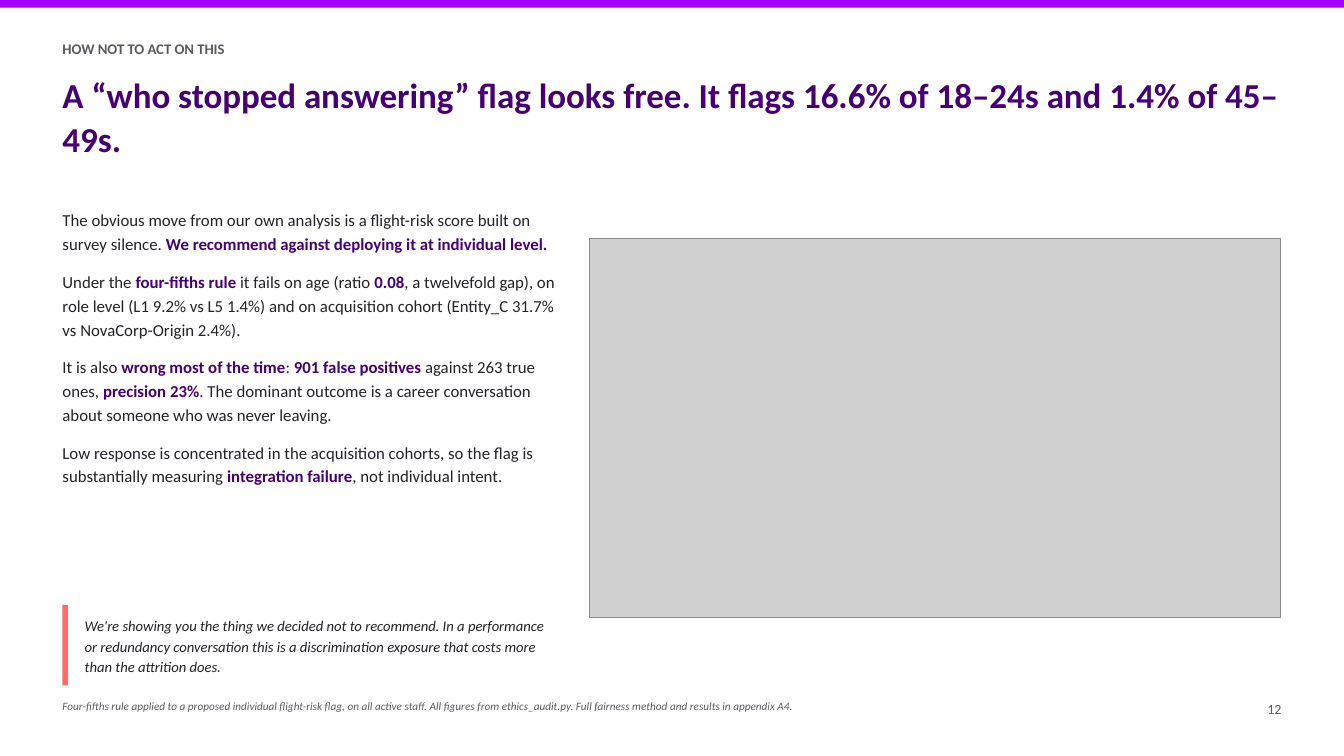
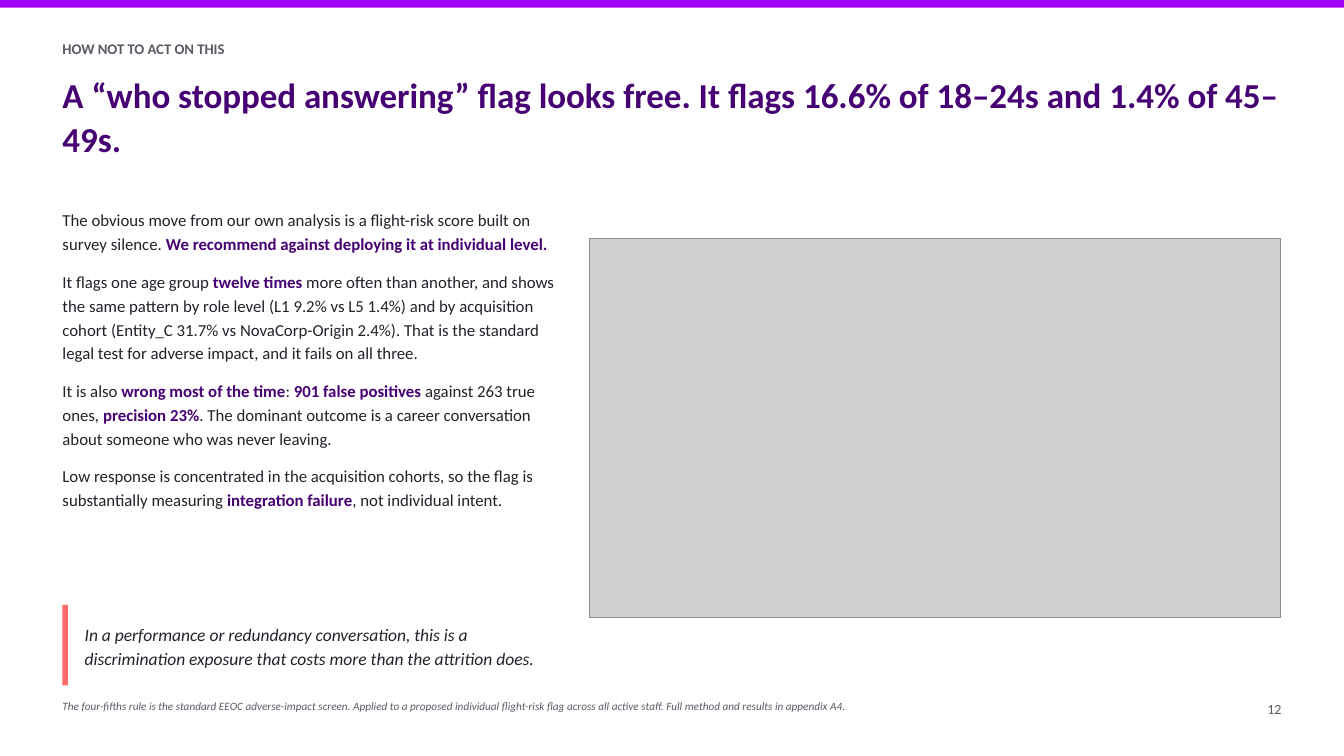
Before and after one commit to athxrva21/subaa_datathon, a slide deck: slide 12 of deck/NovaCorp_deck.pptx. Drawn at 1344x756 pixels with LibreOffice and Linux fonts; fonts in the diff are those of the drawing; grey boxes stand for pictures. Boxes give left, top, right and bottom in pixels: in the first picture for what was removed or moved away, otherwise in the second. Text is boxed around its words. In the diff, an @@ line names an element or a change of style, - is before the commit and + after.

```diff
--- a/deck/NovaCorp_deck.pptx
+++ b/deck/NovaCorp_deck.pptx
@@ text at (x1=62, y1=276, x2=554, y2=362): text changed @@
-Under the four-fifths rule it fails on age (ratio 0.08, a twelvefold gap), on role level (L1 9.2% vs L5 1.4%) and on acquisition cohort (Entity_C 31.7% vs NovaCorp-Origin 2.4%).
+It flags one age group twelve times more often than another, and shows the same pattern by role level (L1 9.2% vs L5 1.4%) and by acquisition cohort (Entity_C 31.7% vs NovaCorp-Origin 2.4%). That is the standard legal test for adverse impact, and it fails on all three.
@@ text at (x1=85, y1=629, x2=534, y2=668): text changed; size 10.5 to 12.5 pt @@
-We're showing you the thing we decided not to recommend. In a performance or redundancy conversation this is a discrimination exposure that costs more than the attrition does.
+In a performance or redundancy conversation, this is a discrimination exposure that costs more than the attrition does.
@@ text at (x1=62, y1=702, x2=845, y2=712): text changed @@
-Four-fifths rule applied to a proposed individual flight-risk flag, on all active staff. All figures from ethics_audit.py. Full fairness method and results in appendix A4.
+The four-fifths rule is the standard EEOC adverse-impact screen. Applied to a proposed individual flight-risk flag across all active staff. Full method and results in appendix A4.
```
Also in this commit, not shown: 11 other slides changed, 6 other files.
